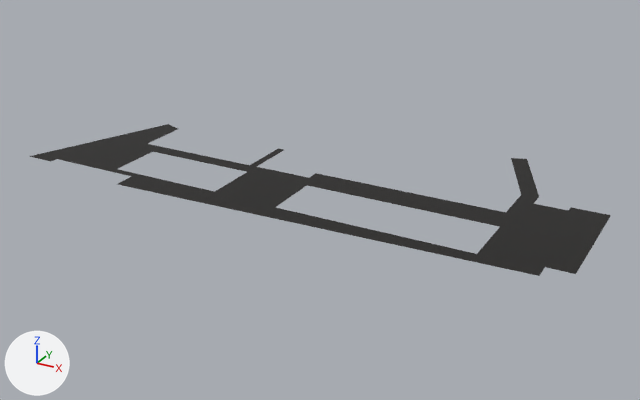
The glTF model assets/GPS/GLB/Asfalto.glb as it was, and as the next commit left it.
Before and after are seen from a 50 mm camera at (121.0, -267.0, 135.0) aimed at (-40.0, 26.0, -12.0). The axes (+X, +Y, +Z) are drawn at lower left. The lights are the same throughout. Where no turn or scale is listed for an object, it has been applied to the vertices.

Before the edit, the objects in view are built like this:
```python
me_mesh_048 = bpy.data.meshes.new('Mesh.048')
me_mesh_048.from_pydata(...)  # 34 vertices, 36 faces; spans x -158.0..72.0, y -23.0..82.0, z 0.0
me_mesh_048.materials.append(mat_asfalto)
ob_asfalto_non_percorribile = bpy.data.objects.new('Asfalto_non_percorribile', me_mesh_048)
ob_asfalto_non_percorribile.location = (0.0, 0.0, 0.0)
```
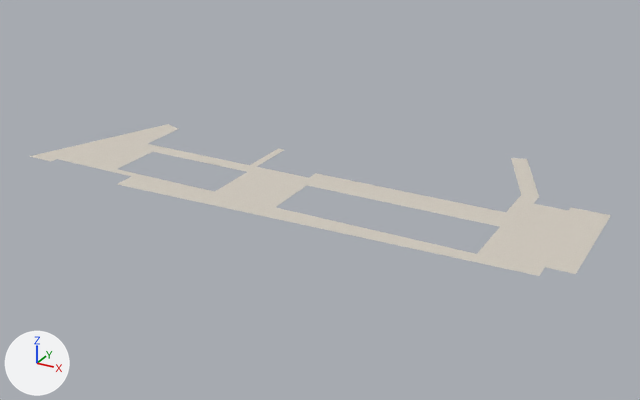
Pixel boxes [x1, y1, x2, y2] of what changed, in the pictures (640 x 400 px):
'Asfalto_non_percorribile', recoloured (black to grey): [30, 124, 611, 276] in both

What changed in the scene script:
```text
Add img_texturescom_cardboard_toplayer_1k_albedo_b_n:
    img_texturescom_cardboard_toplayer_1k_albedo_b_n = load_image('TexturesCom_Cardboard_TopLayer_1K_albedo b:n', '_unpacked/TexturesCom_Cardboard_TopLayer_1K_albedo_b_n', 1024, 1024, 'sRGB')
Add img_texturescom_cardboard_toplayer_1k_roughness:
    img_texturescom_cardboard_toplayer_1k_roughness = load_image('TexturesCom_Cardboard_TopLayer_1K_roughness', '_unpacked/TexturesCom_Cardboard_TopLayer_1K_roughness', 1024, 1024, 'Non-Color')
Add mat_asfalto_001:
    mat_asfalto_001 = bpy.data.materials.new('Asfalto.001')
    # uses the picture img_texturescom_cardboard_toplayer_1k_albedo_b_n
    # uses the picture img_texturescom_cardboard_toplayer_1k_roughness
Change me_mesh_048:
    where me_mesh_048.from_pydata(...)  # 34 vertices, 36 faces; spans x -158.0..72.0, y -23.0..82.0, z 0.0
    remove me_mesh_048.materials.append(mat_asfalto)
    add me_mesh_048.materials.append(mat_asfalto_001)
```
